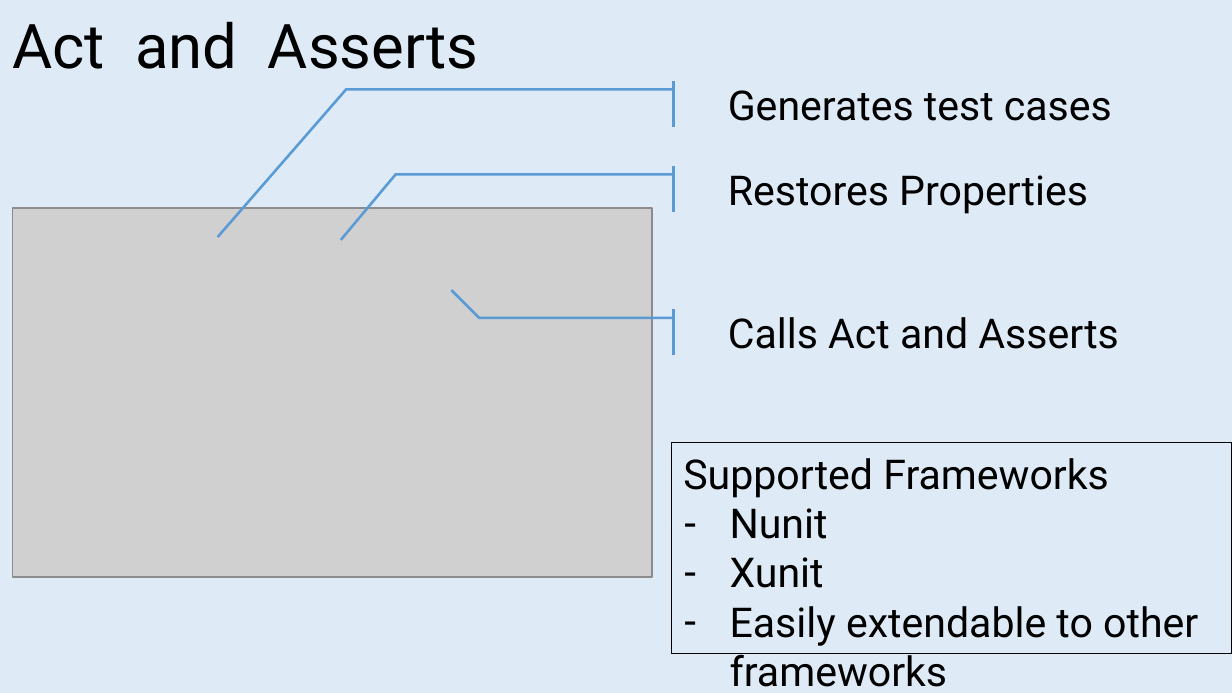
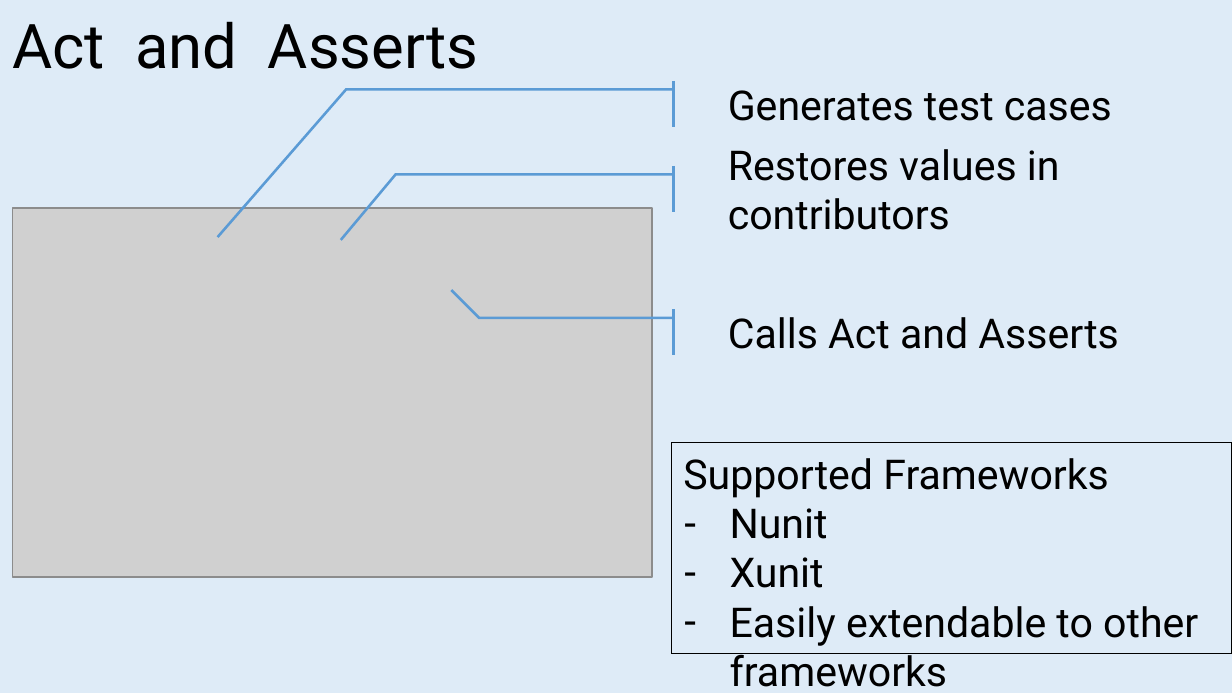
Before and after one commit to jeromerg/NCase, a slide deck: slide 16 of src/NCase.Doc/intern/ReadmeCaroussel.pptx (slide 15 before the commit). Drawn at 1232x693 pixels with LibreOffice and Linux fonts; fonts in the diff are those of the drawing; grey boxes stand for pictures. Boxes give left, top, right and bottom in pixels: in the first picture for what was removed or moved away, otherwise in the second. Text is boxed around its words. In the diff, an @@ line names an element or a change of style, - is before the commit and + after.

```diff
--- a/src/NCase.Doc/intern/ReadmeCaroussel.pptx
+++ b/src/NCase.Doc/intern/ReadmeCaroussel.pptx
@@ text in accent callout at [728, 149, 1060, 230]: text changed @@
-Restores Properties
+Restores values in contributors
```
Also in this commit, not shown: 1 slide added, 1 other file.
